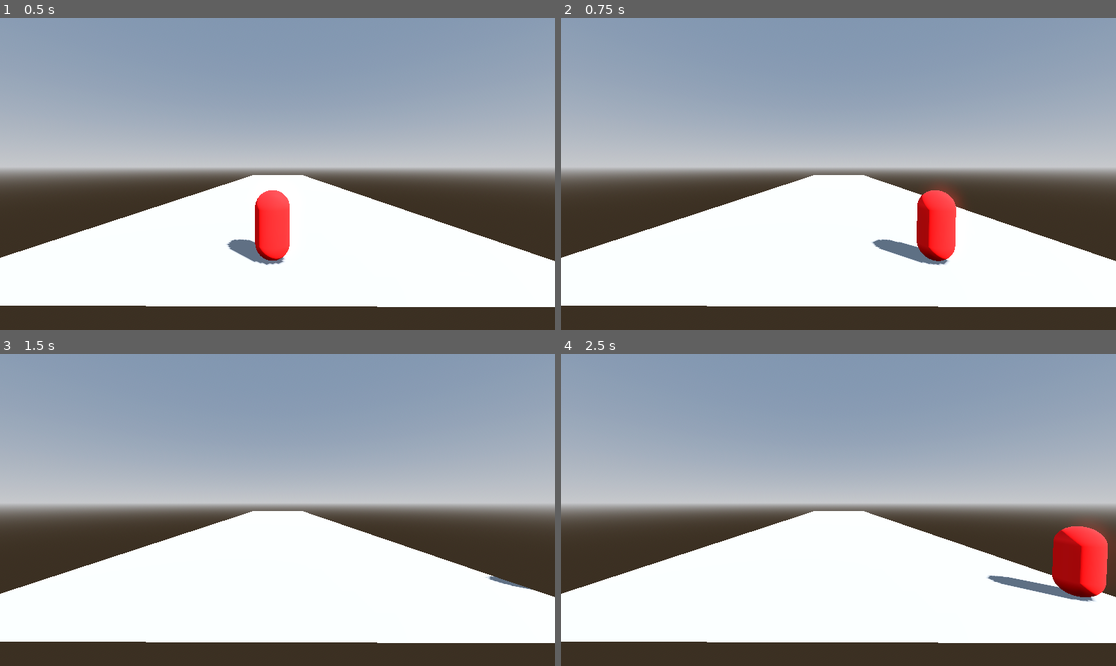
Above: before the commit, frames 1-4 (two rows, left to right).
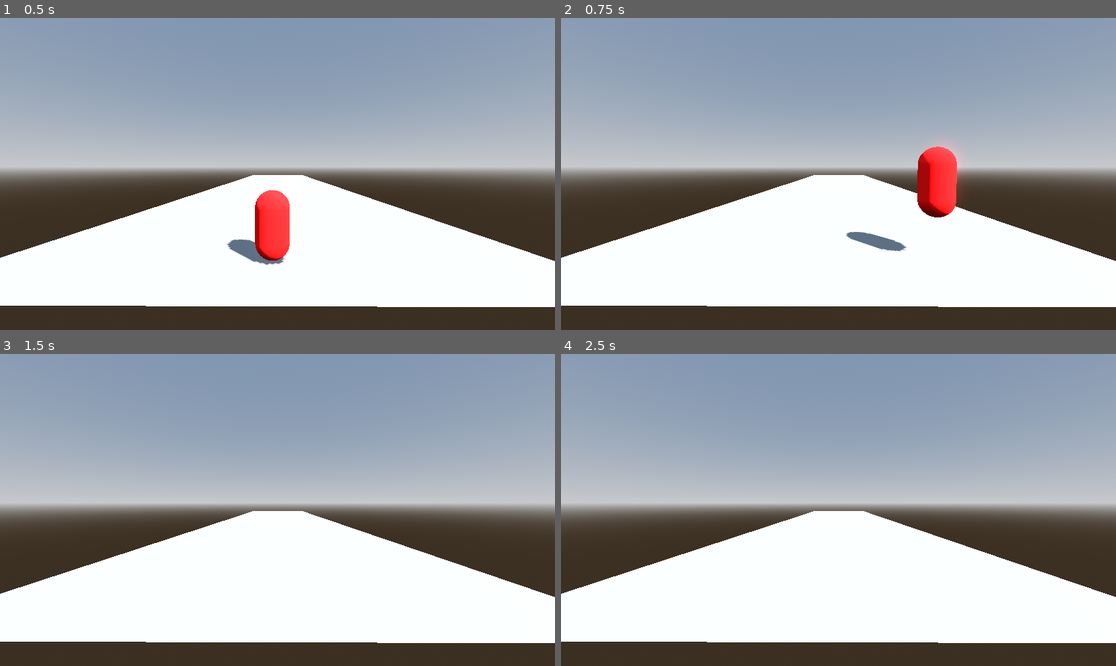
Above: after the commit, the same moments.

Repository: jeff-kwak/on-the-run
Game: Godot game, scene res://stages/world.tscn
The game is run twice, just before and just after one commit, with the same random seed, the same clock (stepped at 60 frames per second) and the same inputs.
Inputs:
- Up to frame 1 (0.5 s): no input
- Up to frame 2 (0.75 s): tap Enter at 0.5 s; hold D (right) from 0.53 s (still down); tap Space (jump, bound only after the commit) at 0.6 s
- Up to frame 3 (1.5 s): tap Space (jump, bound only after the commit) at 0.77, 1.07, 1.35 s; release D (right) at 1.28 s; hold A (left) from 1.28 s (still down)
- Up to frame 4 (2.5 s): tap Space (jump, bound only after the commit) at 1.52, 1.82, 2.1 s; release A (left) at 2.03 s; hold D (right) from 2.03 s (still down)

Frame 1 is identical in both runs. In frame 2, 2.9% of the frame differs, in the area x 51-72%, y 40-80%; in frame 3, less than 0.1%; in frame 4, 2.6%.

Commit message:
feature: basic jump
Implemented jump using jump height, rise time, and fall time method.
The jump component signals to the parent script when the player is
rising, falling, or landed. The parent script can control the ability
by setting the 'on' to true.

Diff:
--- /dev/null
+++ b/ability/gravity.gd
@@ -0,0 +1,10 @@
+extends Node
+class_name GravityEffect
+
+
+@export var player: CharacterBody3D = null
+@export var gravity: float = -12.0
+
+
+func apply(delta: float = 0.0) -> void:
+    player.velocity.y += gravity * delta
--- /dev/null
+++ b/ability/jump.gd
@@ -0,0 +1,54 @@
+extends Node
+
+
+signal jumped(rise_gravity: float)
+signal peaked(fall_gravity: float)
+signal landed
+
+
+enum JumpState { ON_GROUND, RISING, FALLING }
+
+
+@export var player: CharacterBody3D = null
+@export var height: float = 0.0
+@export var time_to_peak: float = 0.0
+@export var time_to_descend: float = 0.0
+@export var on: bool = false
+
+
+var state: JumpState = JumpState.ON_GROUND
+
+
+var _jvelocity: float = 0.0
+var _rise_gravity: float = 0.0
+var _fall_gravity: float = 0.0
+var _last_py: float = 0.0
+
+
+func apply() -> void:
+    # will not consider jumping in a direction other than straight up
+    if not on:
+        return
+
+    match state:
+        JumpState.ON_GROUND:
+            if player.is_on_floor():
+                state = JumpState.RISING
+                _jvelocity = (2.0 * height) / time_to_peak
+                _rise_gravity = (-2.0 * height) / (time_to_peak * time_to_peak)
+                _fall_gravity = (-2.0 * height) / (time_to_descend * time_to_descend)
+                player.velocity.y += _jvelocity
+                jumped.emit(_rise_gravity)
+
+        JumpState.RISING:
+            var py: float = player.velocity.y
+            if _last_py >= 0.0 and py < 0.0: # in the air falling
+                state = JumpState.FALLING
+                peaked.emit(_fall_gravity)
+            _last_py = py
+
+        JumpState.FALLING:
+            if player.is_on_floor():
+                state = JumpState.ON_GROUND
+                _jvelocity = 0.0
+                landed.emit()
--- a/characters/player/player.gd
+++ b/characters/player/player.gd
@@ -1,20 +1,53 @@
 # Responsible for processing input
-# Uses PlayerLocomotion
 extends CharacterBody3D
 
 
 @onready var locomotion = $Ability/PlayerLocomotion
+@onready var jump = $Ability/Jump
+@onready var gravity_effect: GravityEffect = $Ability/Gravity
+
+
+var _should_jump: bool = false
 
 
 # store desired motion values
-var right: float = 0
-var left: float = 0
+var _right: float = 0.0
+var _left: float = 0.0
+
+
+func _ready() -> void:
+    jump.jumped.connect(_on_jumped)
+    jump.peaked.connect(_on_peaked)
+    jump.landed.connect(_on_landed)
 
 
 func _process(_delta) -> void:
-    right = Input.get_action_strength("right")
-    left = Input.get_action_strength("left")
+    _right = Input.get_action_strength("right")
+    _left = Input.get_action_strength("left")
+    _should_jump = _should_jump or Input.is_action_just_pressed("jump")
 
 
-func _physics_process(_delta):
-    locomotion.move(right - left)
+func _physics_process(delta):
+    if _should_jump:
+        _should_jump = false
+        jump.on = true
+
+    jump.apply()
+    gravity_effect.apply(delta)
+    locomotion.move(_right - _left)
+
+
+func _on_jumped(rise_gravity: float) -> void:
+    print("player: jumped")
+    gravity_effect.gravity = rise_gravity
+
+
+func _on_peaked(fall_gravity: float) -> void:
+    print("player: peaked")
+    gravity_effect.gravity = fall_gravity
+
+
+func _on_landed() -> void:
+    print("player: landed")
+    gravity_effect.gravity = -10.0
+    jump.on = false
--- a/characters/player/player.tscn
+++ b/characters/player/player.tscn
@@ -1,7 +1,9 @@
-[gd_scene load_steps=6 format=3 uid="uid://d4ao3ybu05lxu"]
+[gd_scene load_steps=8 format=3 uid="uid://d4ao3ybu05lxu"]
 
 [ext_resource type="Script" path="res://characters/player/player.gd" id="1_6yw2l"]
 [ext_resource type="Script" path="res://ability/player_locomotion.gd" id="2_lglfl"]
+[ext_resource type="Script" path="res://ability/jump.gd" id="3_t27h0"]
+[ext_resource type="Script" path="res://ability/gravity.gd" id="4_tssts"]
 
 [sub_resource type="CapsuleShape3D" id="CapsuleShape3D_s2upa"]
 
@@ -22,6 +24,18 @@
 
 [node name="Ability" type="Node" parent="."]
 
-[node name="PlayerLocomotion" type="Node3D" parent="Ability" node_paths=PackedStringArray("character_node")]
+[node name="PlayerLocomotion" type="Node" parent="Ability" node_paths=PackedStringArray("character_node")]
 script = ExtResource("2_lglfl")
 character_node = NodePath("../..")
+
+[node name="Jump" type="Node" parent="Ability" node_paths=PackedStringArray("player")]
+script = ExtResource("3_t27h0")
+player = NodePath("../..")
+height = 1.8
+time_to_peak = 0.25
+time_to_descend = 0.2
+
+[node name="Gravity" type="Node" parent="Ability" node_paths=PackedStringArray("player")]
+script = ExtResource("4_tssts")
+player = NodePath("../..")
+gravity = -10.0
--- a/project.godot
+++ b/project.godot
@@ -29,3 +29,9 @@
 , Object(InputEventJoypadMotion,"resource_local_to_scene":false,"resource_name":"","device":-1,"axis":0,"axis_value":1.0,"script":null)
 ]
 }
+jump={
+"deadzone": 0.5,
+"events": [Object(InputEventKey,"resource_local_to_scene":false,"resource_name":"","device":-1,"window_id":0,"alt_pressed":false,"shift_pressed":false,"ctrl_pressed":false,"meta_pressed":false,"pressed":false,"keycode":0,"physical_keycode":32,"key_label":0,"unicode":32,"echo":false,"script":null)
+, Object(InputEventJoypadButton,"resource_local_to_scene":false,"resource_name":"","device":-1,"button_index":0,"pressure":0.0,"pressed":true,"script":null)
+]
+}
Not shown, changed: README.md
